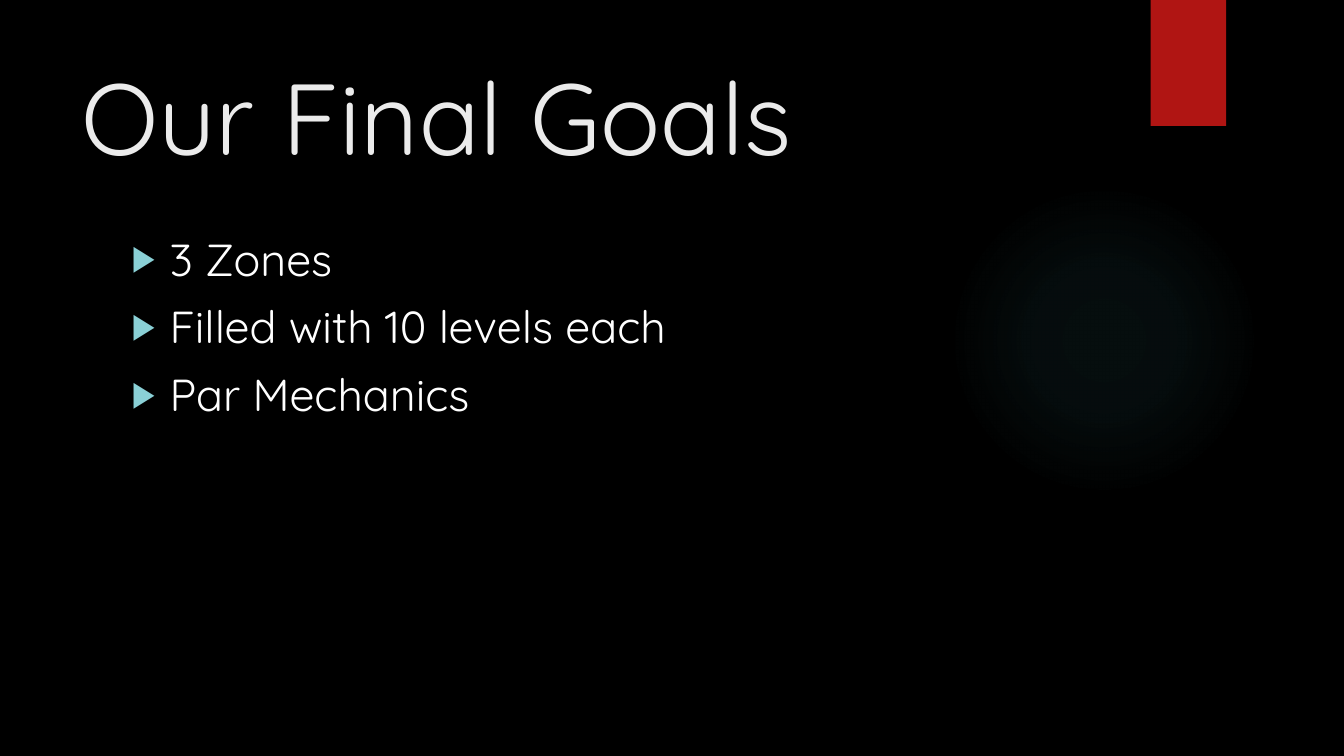
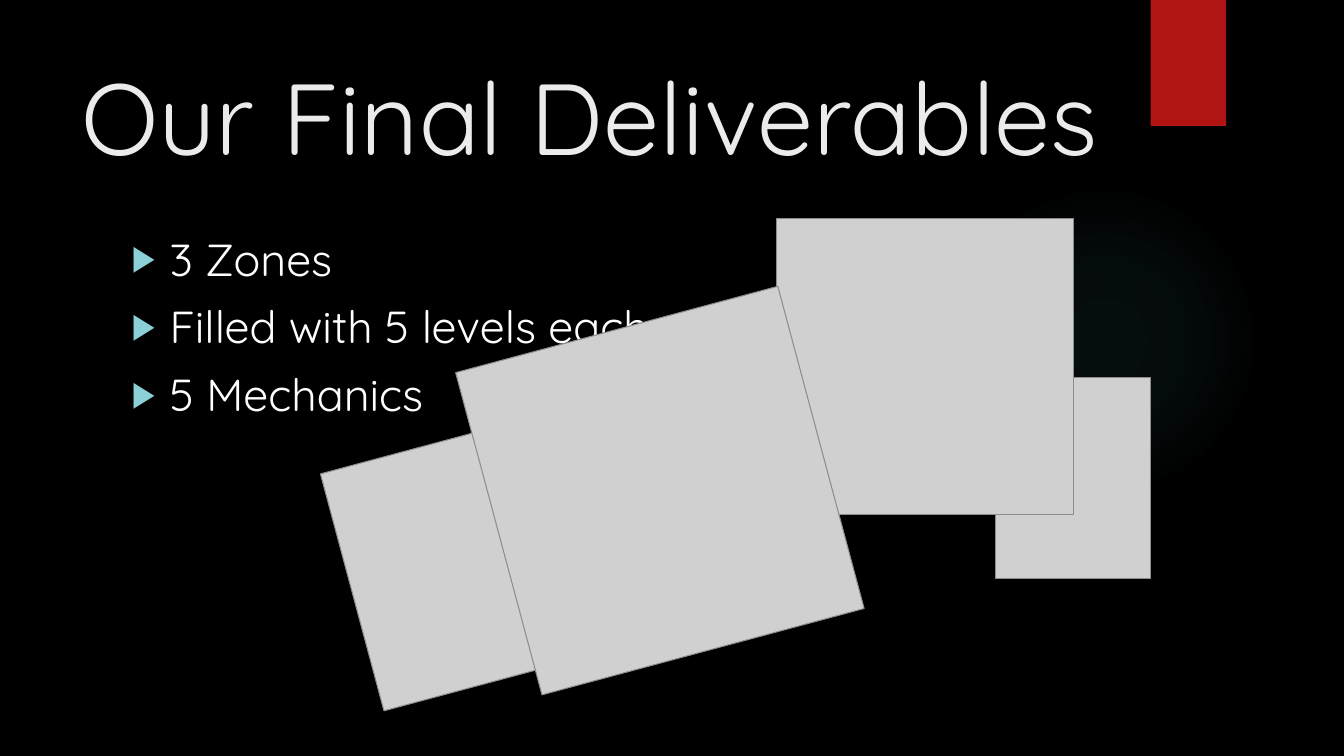
Before and after one commit to UoSGroupProjects1819/mgp-team-11, a slide deck: slide 5 of documentation and research/sam/Slingspy.pptx. Drawn at 1344x756 pixels with LibreOffice and Linux fonts; fonts in the diff are those of the drawing; grey boxes stand for pictures; background and template pictures are left out. Boxes give left, top, right and bottom in pixels: in the first picture for what was removed or moved away, otherwise in the second. Text is boxed around its words. In the diff, an @@ line names an element or a change of style, - is before the commit and + after.

```diff
--- a/documentation and research/sam/Slingspy.pptx
+++ b/documentation and research/sam/Slingspy.pptx
@@ title at (81,80,1097,156): text changed @@
-Our Final Goals
+Our Final Deliverables
@@ picture added at (777,219,1074,515) @@
@@ picture added at (456,286,864,695) @@
@@ text at (170,310,649,412): text changed @@
-▶ Filled with 10 levels each
-▶ Par Mechanics
+▶ Filled with 5 levels each
+▶ 5 Mechanics
@@ picture added at (996,378,1151,578) @@
@@ picture added at (320,392,691,711) @@
```
Also in this commit, not shown: 2 other slides changed.
